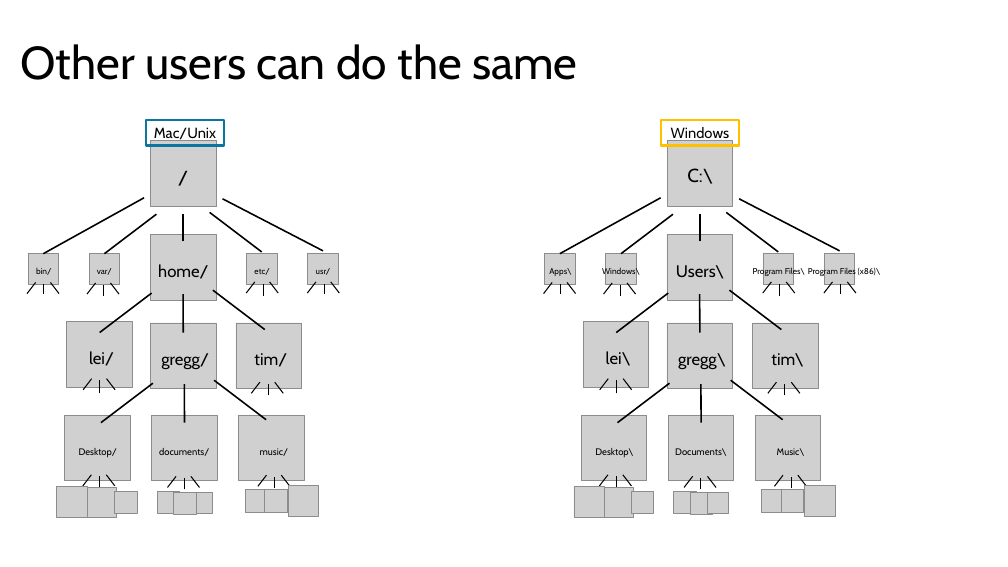
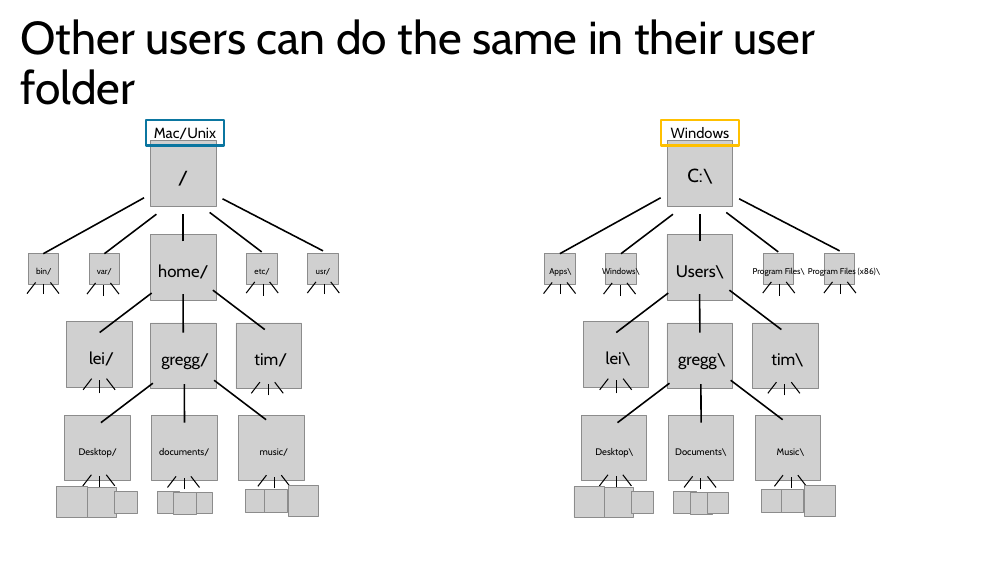
Before and after one commit to harvardinformatics/short-trainings, a slide deck: slide 21 of cmd-line-101/filesystems.pptx. Drawn at 1008x567 pixels with LibreOffice and Linux fonts; fonts in the diff are those of the drawing; grey boxes stand for pictures. Boxes give left, top, right and bottom in pixels: in the first picture for what was removed or moved away, otherwise in the second. Text is boxed around its words. In the diff, an @@ line names an element or a change of style, - is before the commit and + after.

```diff
--- a/cmd-line-101/filesystems.pptx
+++ b/cmd-line-101/filesystems.pptx
@@ title at [20, 19, 815, 105]: text changed @@
-Other users can do the same
+Other users can do the same in their user folder
```
Also in this commit, not shown: 3 other slides changed, 8 slides added.
